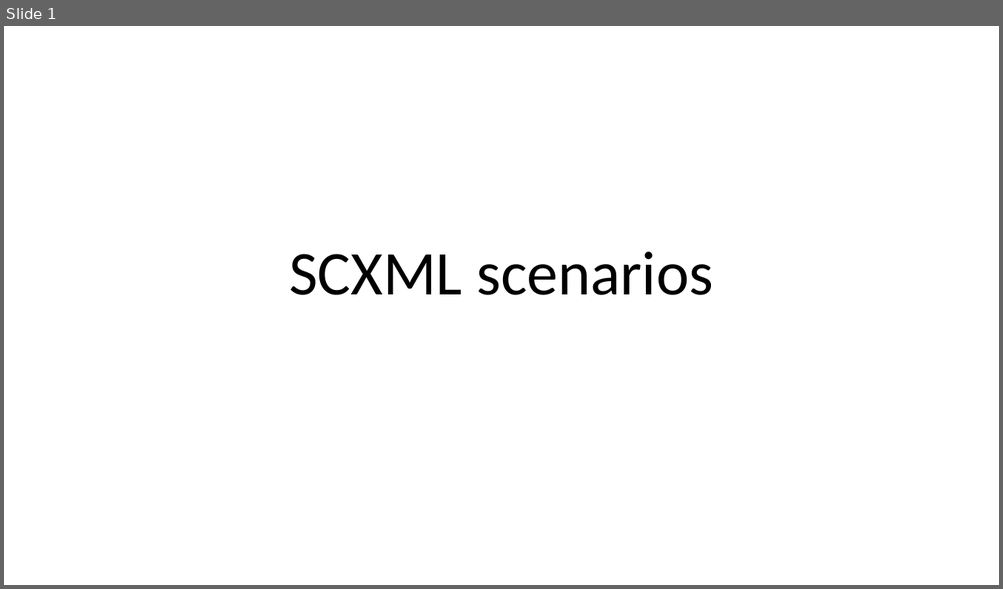
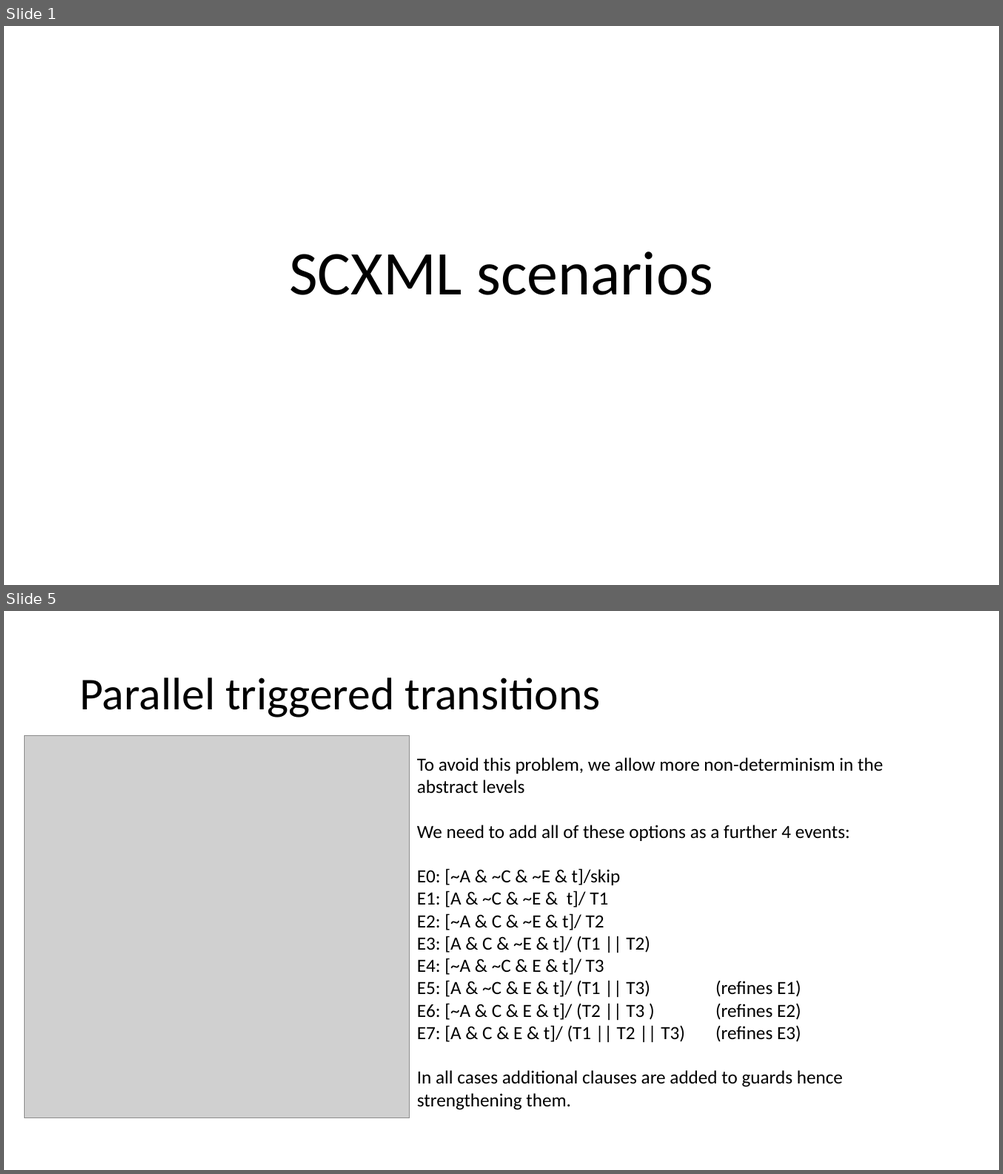
Before and after one commit to kmorris3/rodin_scxml_plugin, a slide deck: manuscripts/IFM2017/SCXML_Scenarios.pptx. Shown one above the other, each under a label of ours: slide 1 before the commit, slides 1 and 5 after it; the slides between them are not shown. The pictures are 1003x589 and 1003x1174 pixels, drawn with LibreOffice and Linux fonts; fonts in the diff are those of the drawing; grey boxes stand for pictures. Boxes give left, top, right and bottom in pixels: in the first picture for what was removed or moved away, otherwise in the second. Text is boxed around its words. In the diff, an @@ line names an element or a change of style, - is before the commit and + after.

Commit message:
added Appendix D and E showing how Event-B logic is derived from SCXML simulation algorithm

```diff
--- a/manuscripts/IFM2017/SCXML_Scenarios.pptx
+++ b/manuscripts/IFM2017/SCXML_Scenarios.pptx
@@ slide 5 added at bbox=[4, 611, 999, 1170], background #FFFFFF @@
@@ title added at bbox=[79, 678, 600, 718], 44 pt, text #000000 @@
+Parallel triggered transitions
@@ picture added at bbox=[24, 736, 410, 1119] @@
@@ text added at bbox=[417, 758, 882, 1111], 18 pt, text #000000 @@
+To avoid this problem, we allow more non-determinism in the abstract levels
+We need to add all of these options as a further 4 events:
+E0: [~A & ~C & ~E & t]/skip
+E1: [A & ~C & ~E & t]/ T1
+E2: [~A & C & ~E & t]/ T2
+E3: [A & C & ~E & t]/ (T1 || T2)
+E4: [~A & ~C & E & t]/ T3
+E5: [A & ~C & E & t]/ (T1 || T3) (refines E1)
+E6: [~A & C & E & t]/ (T2 || T3 ) (refines E2)
+E7: [A & C & E & t]/ (T1 || T2 || T3) (refines E3)
+In all cases additional clauses are added to guards hence strengthening them.
```
Also in this commit, not shown: 3 slides changed, 1 other file.
